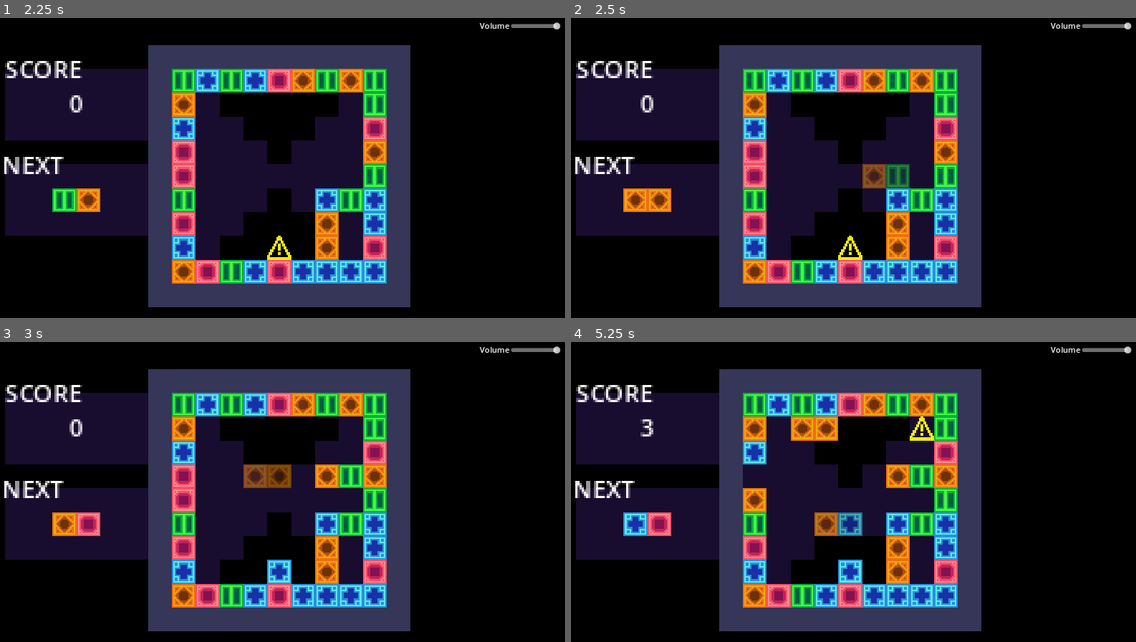
Above: before the commit, frames 1-4 (two rows, left to right).
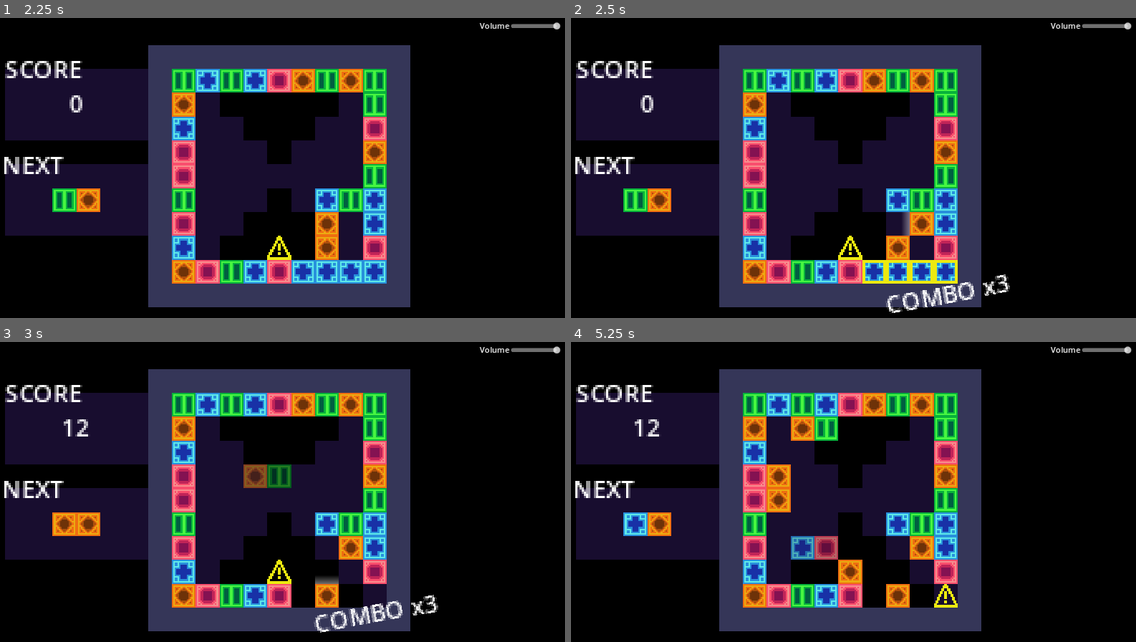
Above: after the commit, the same moments.

Repository: OwlyCode/LD54
Game: Godot game, scene res://game.tscn
The game is run twice, just before and just after one commit, with the same random seed, the same clock (stepped at 60 frames per second) and the same inputs.
Inputs:
- Up to frame 1 (2.25 s): hold Right (right) 0.53-1.28 s; tap X (lock) at 0.6, 1.35 s; hold Down (down) 1.28-2.03 s; hold Right (right) from 2.03 s (still down); tap Space (rotate) at 2.1 s
- Up to frame 2 (2.5 s): keep holding Right (right); tap X (lock) at 2.3 s
- Up to frame 3 (3 s): release Right (right) at 2.78 s; hold Up (up) from 2.78 s (still down); tap X (lock) at 2.85 s
- Up to frame 4 (5.25 s): release Up (up) at 3.53 s; hold Left (left) 3.53-5.03 s; tap X (lock) at 3.6, 4.55, 5.1 s; tap Space (rotate) at 4.35 s; tap Enter at 5 s; hold Down (down) from 5.03 s (still down)

Frame 1 is identical in both runs. In frame 2, 3.0% of the frame differs, in the area x 9-78%, y 48-99%; in frame 3, 4.9%; in frame 4, 7.0%, in the area x 11-69%, y 24-89%.

Commit message:
Adding juice

Diff:
--- /dev/null
+++ b/Combo.gd
@@ -0,0 +1,25 @@
+extends RichTextLabel
+
+
+# Called when the node enters the scene tree for the first time.
+func _ready():
+	pass # Replace with function body.
+
+
+# Called every frame. 'delta' is the elapsed time since the previous frame.
+func _process(delta):
+	var grid = get_node("/root/game/GameGrid")
+	var c = grid.combo_multiplier
+
+	self_modulate.a = grid.combo_timeout / Global.COMBO_TIMEOUT
+
+	visible = c > 1.0
+
+	if c >= 32.0:
+		text = "[center][b][wave][rainbow]COMBO x%d!!![/rainbow][/wave][/b][/center]" % c
+	elif c >= 16.0:
+		text = "[center][wave][b]COMBO x%d!!![/b][/wave][/center]" % c
+	elif c >= 4.0:
+		text = "[center][wave][b]COMBO x%d[/b][/wave][/center]" % c
+	elif c >= 2.0:
+		text = "[center][wave]COMBO x%d[/wave][/center]" % c
--- a/Global.gd
+++ b/Global.gd
@@ -11,6 +11,7 @@
 var ACTION_TIME = 0.1
 var FILL_COOLDOWN = 2.0
 var PENDING_TIME = 1.0
+var COMBO_TIMEOUT = 5.0
 
 func _ready():
 	var root = get_tree().get_root()
--- /dev/null
+++ b/Move.gd
@@ -0,0 +1,22 @@
+extends Node2D
+
+
+@export var source: Vector2
+@export var target: Vector2
+
+var t = 0.0
+var speed = 8.0
+
+# Called when the node enters the scene tree for the first time.
+func _ready():
+	set_as_top_level(true)
+
+
+# Called every frame. 'delta' is the elapsed time since the previous frame.
+func _process(delta):
+	t += delta * speed
+
+	position = source.lerp(target, clampf(t, 0, 1.0))
+
+	if t > 2.0 * speed:
+		queue_free()
--- a/TileMap.gd
+++ b/TileMap.gd
@@ -27,6 +27,12 @@
 enum { DROPPING, LOCKING, MATCHING, LOST }
 
 var game_state = DROPPING
+
+var combo_multiplier = 1.0
+
+var combo_timeout = Global.COMBO_TIMEOUT
+
+var MovementFx = preload("res://movement_fx.tscn")
 
 func _ready():
 	state = blank_state()
@@ -190,8 +196,8 @@
 
 func lock():
 	for cell in active_cells:
-		state[cell[0]][cell[1]] = cell[2]
-		#fluid_cells.append([cell[0], cell[1]])
+		change_state(cell[0], cell[1], cell[2])
+		fluid_cells.append([cell[0], cell[1]])
 
 	var matched = []
 
@@ -200,6 +206,12 @@
 			matched.append(c)
 
 	active_cells = []
+
+	if len(matched) == 0:
+		combo_multiplier = 1.0
+	else:
+		combo_timeout = Global.COMBO_TIMEOUT
+		combo_multiplier += 1.0
 
 	return matched
 
@@ -224,32 +236,75 @@
 			var j = cell[1]
 
 			if state[i][j] != null:
-				# var closest = get_closest(i, j, state[i][j].color)
-
-				# print([i, j, closest])
-				# if closest[0] != i or closest[1] != j:
-				# 	print("SWAP")
-				# 	change_state(closest[0], closest[1], state[i][j])
-				# 	change_state(i, j, null)
-
 				if gravity[i][j] == Block.DOWN:
-					if j < Global.GRID_SIZE - 1 and  state[i][j+1] == null:
-						change_state(i, j+1, state[i][j])
+					var o = 1
+					var e = false
+					while j < Global.GRID_SIZE - o and state[i][j+o] == null:
+						e = true
+						o += 1
+
+					if e:
+						o -= 1
+						var movement = MovementFx.instantiate()
+						movement.source = map_to_local(Vector2i(i, j))
+						movement.target = map_to_local(Vector2i(i, j+o))
+						add_child(movement)
+
+						change_state(i, j+o, state[i][j])
 						change_state(i, j, null)
 
 				if gravity[i][j] == Block.UP:
-					if j > 0 and  state[i][j-1] == null:
-						change_state(i, j-1, state[i][j])
+					var o = 1
+					var e = false
+
+					while j-o >= 0 and  state[i][j-o] == null:
+						e = true
+						o += 1
+
+					if e:
+						o -= 1
+						var movement = MovementFx.instantiate()
+						movement.source = map_to_local(Vector2i(i, j))
+						movement.target = map_to_local(Vector2i(i, j-o))
+						add_child(movement)
+
+						change_state(i, j-o, state[i][j])
 						change_state(i, j, null)
 
 				if gravity[i][j] == Block.LEFT:
-					if i > 0 and  state[i-1][j] == null:
-						change_state(i-1, j, state[i][j])
+					var o = 1
+					var e = false
+
+					while i-o >= 0 and  state[i-o][j] == null:
+						e = true
+						o += 1
+
+					if e:
+						o -= 1
+						var movement = MovementFx.instantiate()
+						movement.source = map_to_local(Vector2i(i, j))
+						movement.target = map_to_local(Vector2i(i-o, j))
+						add_child(movement)
+
+						change_state(i-o, j, state[i][j])
 						change_state(i, j, null)
 
 				if gravity[i][j] == Block.RIGHT:
-					if i < Global.GRID_SIZE - 1 and  state[i+1][j] == null:
-						change_state(i+1, j, state[i][j])
+					var o = 1
+					var e = false
+
+					while i < Global.GRID_SIZE - o and  state[i+o][j] == null:
+						e = true
+						o += 1
+
+					if e:
+						o -= 1
+						var movement = MovementFx.instantiate()
+						movement.source = map_to_local(Vector2i(i, j))
+						movement.target = map_to_local(Vector2i(i+o, j))
+						add_child(movement)
+
+						change_state(i+o, j, state[i][j])
 						change_state(i, j, null)
 
 	var matches = []
@@ -261,6 +316,10 @@
 		if state[i][j] != null:
 			var with_color = state[i][j]
 			matches += detect_match([i, j, with_color])
+
+	if len(matches) > 0:
+		combo_multiplier += 2
+		combo_timeout = Global.COMBO_TIMEOUT
 
 	return matches
 
@@ -402,7 +461,11 @@
 			for c in matching_cells:
 				change_state(c[0], c[1], null)
 
-			score += len(matching_cells)
+				for n in get_neighbors(c):
+					if state[n[0]][n[1]] != null:
+						fluid_cells.append([n[0], n[1]])
+
+			score += len(matching_cells) * combo_multiplier
 
 			matching_cells = pack()
 			combo_cooldown = Global.COMBO_TIME
@@ -445,6 +508,13 @@
 	interacted = false
 
 	if game_state == DROPPING:
+
+		combo_timeout -= delta
+
+		if combo_timeout < 0.0:
+			combo_multiplier = 1.0
+			combo_timeout = Global.COMBO_TIMEOUT
+
 		fill_cooldown -= delta
 
 		if fill_cooldown < 0:
@@ -493,8 +563,8 @@
 	var debug_ts = get_node("/root/game/Debug")
 	debug_ts.clear()
 
-	for x in fluid_cells:
-		debug_ts.set_cell(0, Vector2i(x[0], x[1]), 1, Vector2i(3, 3))
+	# for x in fluid_cells:
+	# 	debug_ts.set_cell(0, Vector2i(x[0], x[1]), 1, Vector2i(3, 3))
 
 	for x in matching_cells:
 		debug_ts.set_cell(0, Vector2i(x[0], x[1]), 1, Vector2i(2, 3))
--- /dev/null
+++ b/Trail.gd
@@ -0,0 +1,21 @@
+extends Line2D
+
+var length = 10
+var point = Vector2()
+
+# Called when the node enters the scene tree for the first time.
+func _ready():
+	pass # Replace with function body.
+
+
+# Called every frame. 'delta' is the elapsed time since the previous frame.
+func _process(delta):
+	global_position = Vector2(0,0)
+	global_rotation = 0
+
+	point = get_parent().global_position
+
+	add_point(point)
+
+	while get_point_count() > length:
+		remove_point(0)
--- a/game.tscn
+++ b/game.tscn
@@ -1,9 +1,11 @@
-[gd_scene load_steps=5 format=3 uid="uid://bhdo4vuebjyu4"]
+[gd_scene load_steps=7 format=3 uid="uid://bhdo4vuebjyu4"]
 
 [ext_resource type="PackedScene" uid="uid://brswk8celtbm1" path="res://UI/volume.tscn" id="1_5ch4i"]
 [ext_resource type="TileSet" uid="uid://bo21h3gl31ndk" path="res://tileset.tres" id="3_ie55p"]
 [ext_resource type="Script" path="res://TileMap.gd" id="3_k2dhn"]
 [ext_resource type="Script" path="res://UI.gd" id="5_4veao"]
+[ext_resource type="AudioStream" uid="uid://cfrppsq24npcp" path="res://LD54.wav" id="5_eiy3q"]
+[ext_resource type="Script" path="res://Combo.gd" id="6_usjc0"]
 
 [node name="game" type="Node2D"]
 texture_filter = 1
@@ -26,6 +28,8 @@
 layout_mode = 2
 
 [node name="UI" type="TileMap" parent="."]
+z_index = -100
+z_as_relative = false
 tile_set = ExtResource("3_ie55p")
 format = 2
 layer_0/tile_data = PackedInt32Array(655359, 65537, 3, 589823, 65537, 3, 524287, 65537, 3, 458751, 65537, 3, 393215, 65 …(2064 unchanged characters)…
@@ -73,3 +77,17 @@
 offset_bottom = 79.0
 size_flags_horizontal = 0
 text = "NEXT"
+
+[node name="AudioStreamPlayer" type="AudioStreamPlayer" parent="."]
+stream = ExtResource("5_eiy3q")
+autoplay = true
+
+[node name="Combo" type="RichTextLabel" parent="."]
+offset_left = 66.0
+offset_top = 150.0
+offset_right = 205.0
+offset_bottom = 175.0
+rotation = -0.169297
+bbcode_enabled = true
+text = "[center][b][wave][rainbow]COMBO x3!!![/rainbow][/wave][/b][/center]"
+script = ExtResource("6_usjc0")
--- /dev/null
+++ b/movement_fx.tscn
@@ -0,0 +1,22 @@
+[gd_scene load_steps=4 format=3 uid="uid://hqasfe2l8g7e"]
+
+[ext_resource type="Script" path="res://Move.gd" id="1_h7x10"]
+[ext_resource type="Script" path="res://Trail.gd" id="2_xi5cg"]
+
+[sub_resource type="Gradient" id="Gradient_sj1lw"]
+colors = PackedColorArray(1, 1, 1, 0, 1, 1, 1, 1)
+
+[node name="Movement" type="Node2D"]
+show_behind_parent = true
+z_index = -50
+z_as_relative = false
+scale = Vector2(0.1, 0.1)
+script = ExtResource("1_h7x10")
+target = Vector2(100, 0)
+
+[node name="Line2D" type="Line2D" parent="."]
+show_behind_parent = true
+scale = Vector2(10, 10)
+width = 16.0
+gradient = SubResource("Gradient_sj1lw")
+script = ExtResource("2_xi5cg")
Not shown, added: LD54.wav.import
Not shown, added: LD54.wav
Not shown, changed: TODO
